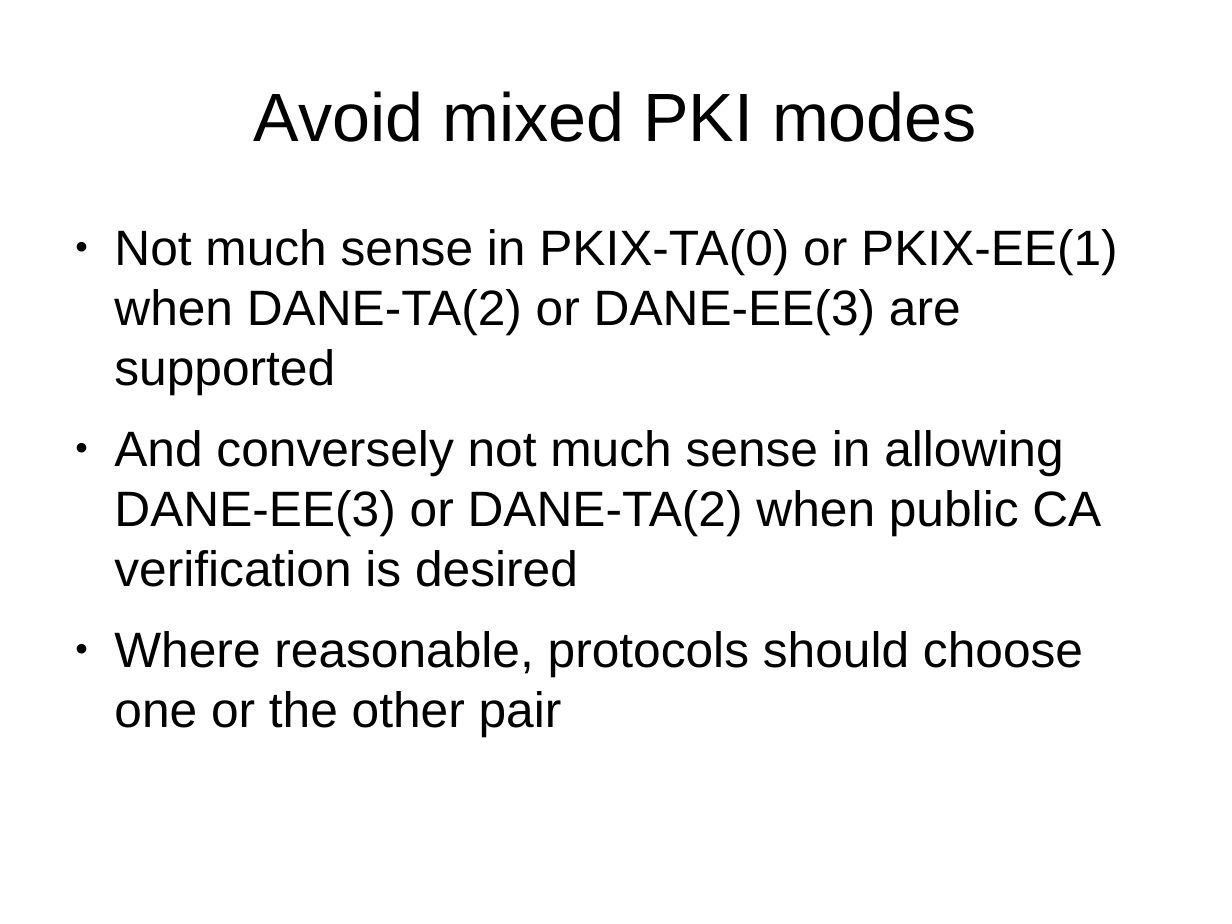
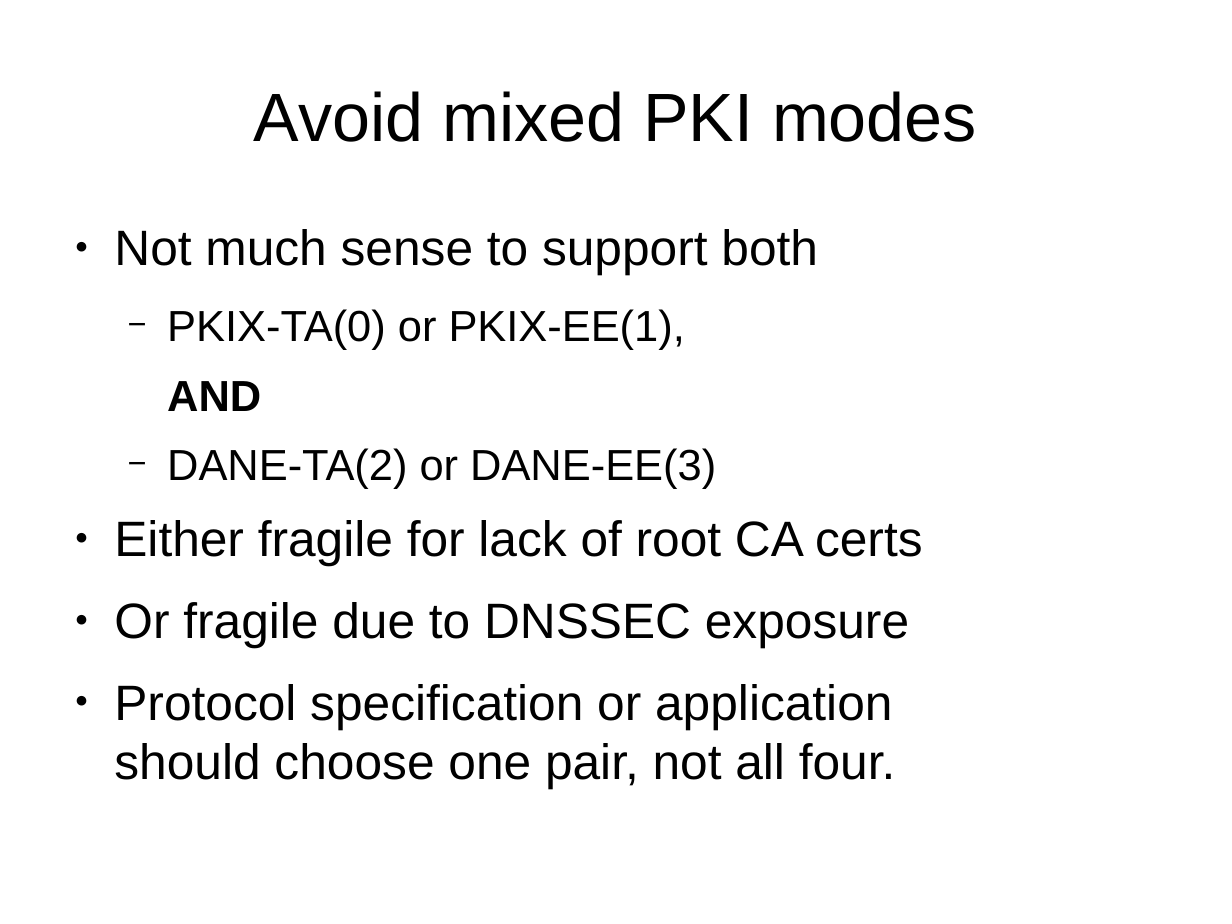
Before and after one commit to vdukhovni/ietf, a slide deck: slide 8 of DANE-SMTP.odp. Drawn at 1232x924 pixels with LibreOffice and Linux fonts; fonts in the diff are those of the drawing. Boxes give left, top, right and bottom in pixels: in the first picture for what was removed or moved away, otherwise in the second. Text is boxed around its words. In the diff, an @@ line names an element or a change of style, - is before the commit and + after.

Commit message:
Updated slides

```diff
--- a/DANE-SMTP.odp
+++ b/DANE-SMTP.odp
@@ text at box(114, 229, 923, 789): text changed @@
-● Not much sense in PKIX-TA(0) or PKIX-EE(1) when DANE-TA(2) or DANE-EE(3) are supported
-● And conversely not much sense in allowing DANE-EE(3) or DANE-TA(2) when public CA verification is desired
-● Where reasonable, protocols should choose one or the other pair
+● Not much sense to support both
+  − PKIX-TA(0) or PKIX-EE(1),
+  AND
+  − DANE-TA(2) or DANE-EE(3)
+● Either fragile for lack of root CA certs
+● Or fragile due to DNSSEC exposure
+● Protocol specification or application
+  should choose one pair, not all four.
```
Also in this commit, not shown: 7 other slides changed.
